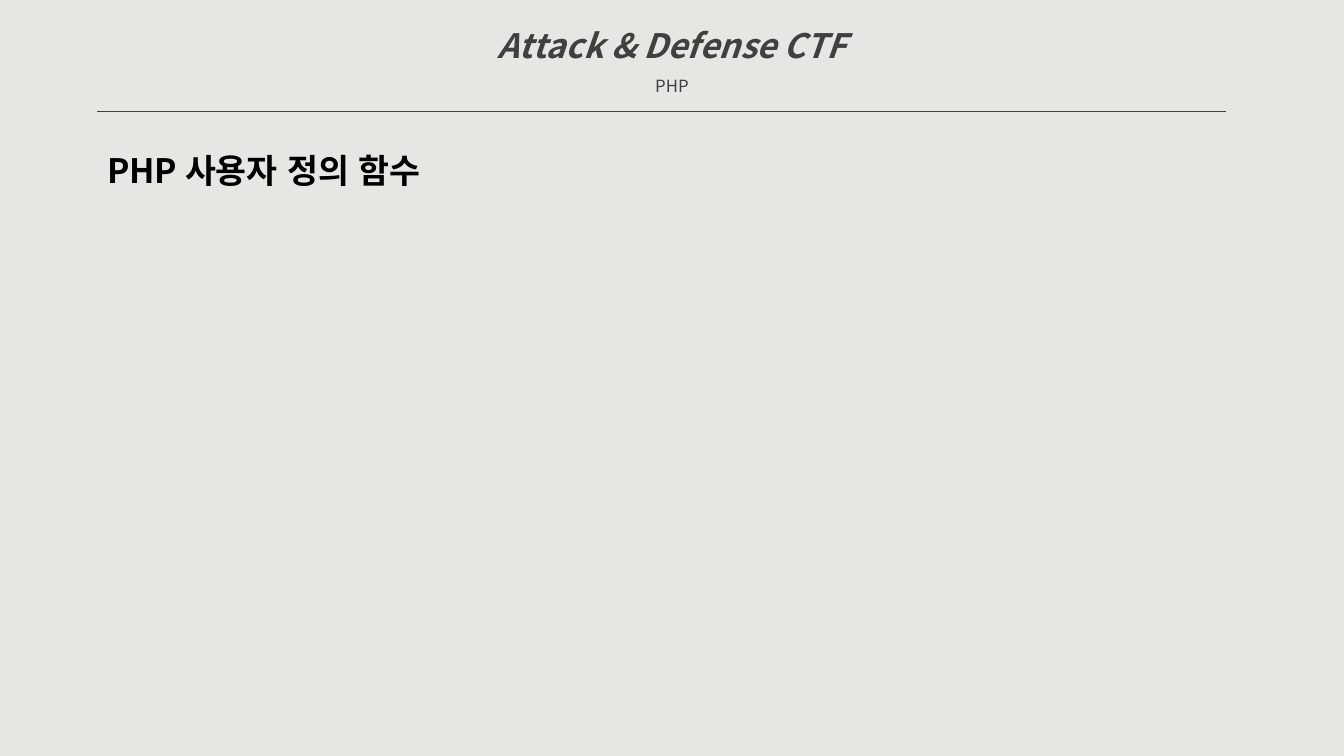
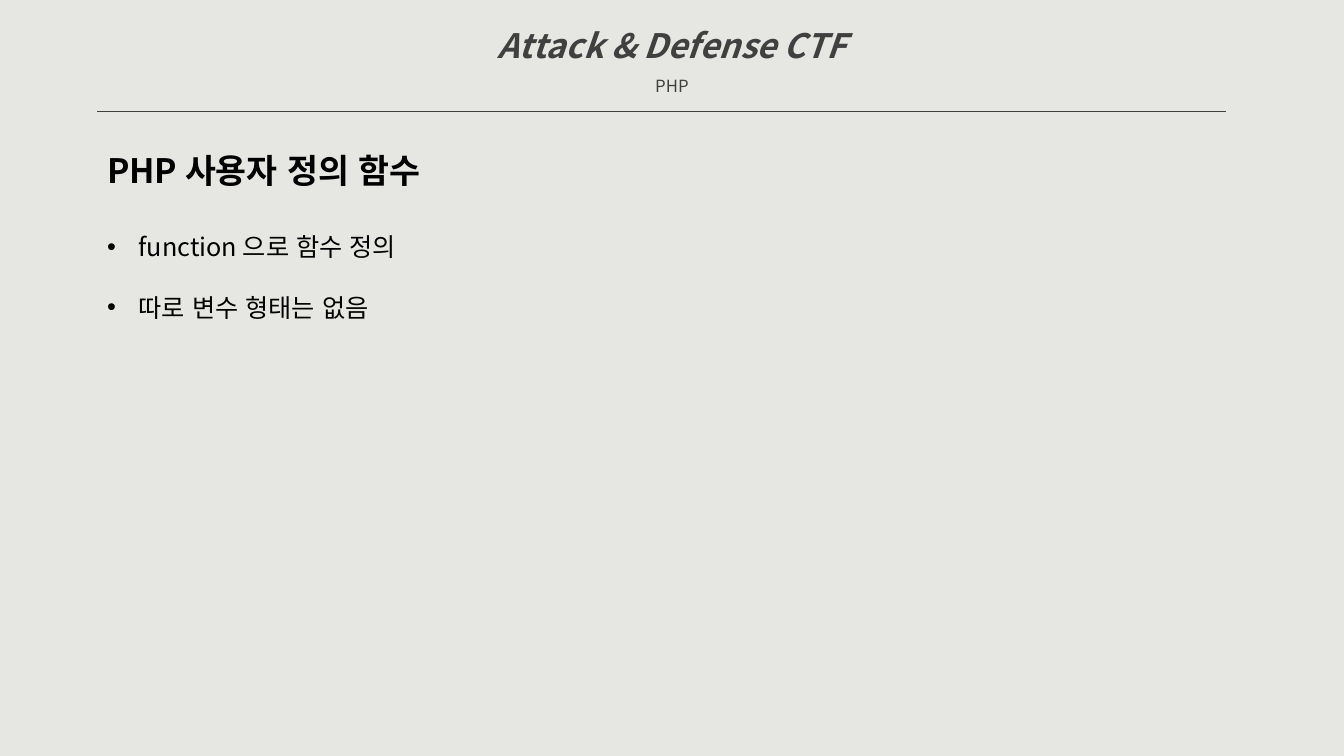
Before and after one commit to raxkson/kisec, a slide deck: slide 40 of Doc/Attack&Defense CTF-dev.pptx (slide 39 before the commit). Drawn at 1344x756 pixels with LibreOffice and Linux fonts; fonts in the diff are those of the drawing. Boxes give left, top, right and bottom in pixels: in the first picture for what was removed or moved away, otherwise in the second. Text is boxed around its words. In the diff, an @@ line names an element or a change of style, - is before the commit and + after.

```diff
--- a/Doc/Attack&Defense CTF-dev.pptx
+++ b/Doc/Attack&Defense CTF-dev.pptx
@@ text added at [139, 235, 396, 319], 18 pt, text #000000 @@
+• function 으로 함수 정의
+• 따로 변수 형태는 없음
```
Also in this commit, not shown: 8 other slides changed, 3 slides added, 1 slide removed, 1 other file.
